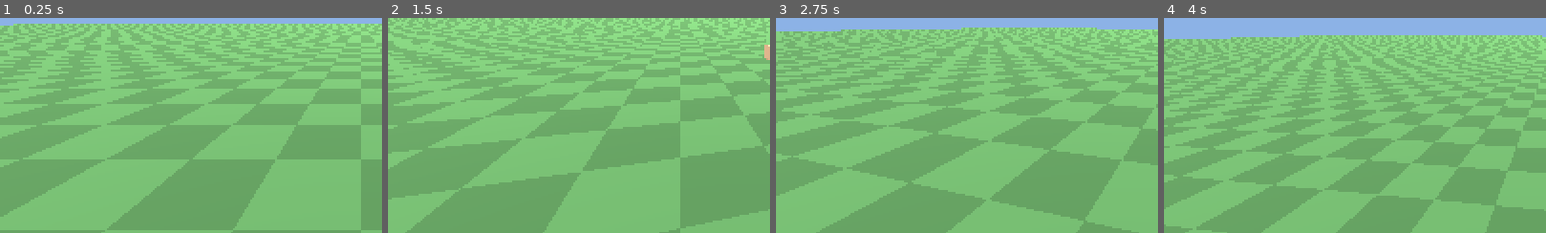
Above: before the commit, frames 1-4 (left to right).
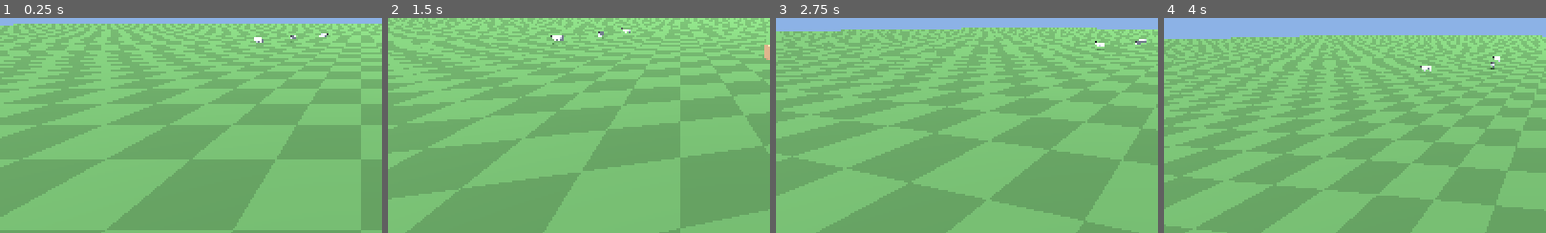
Above: after the commit, the same moments.

Repository: forsman5/sitka
Game: Godot game, scene res://scenes/on_foot/on_foot.tscn
Two runs of this game, one before a commit and one after it. Both use one fixed random seed, a clock stepped at 60 frames per second and the inputs below. This scene is started directly instead of the project's main scene.
Inputs (mouse positions are % of the whole screen's width and height, from its top left):
- Up to frame 1 (0.25 s): no input
- Up to frame 2 (1.5 s): tap Enter at 0.5 s; move the mouse to (49, 52) at 0.52 s; hold Q 0.53-1.28 s; hold Up (ui_up) from 0.53 s (still down); click (49, 52) at 0.67 s; tap Space at 0.77 s; move the mouse to (57, 51) at 1.27 s; tap E at 1.35 s
- Up to frame 3 (2.75 s): keep holding Up (ui_up); tap Space at 1.52 s; move the mouse to (42, 49) at 2.02 s; hold Alt from 2.03 s (still down)
- Up to frame 4 (4 s): tap Space at 2.75, 3.02, 3.77 s; move the mouse to (51, 50) at 2.77 s; release Up (ui_up) at 2.78 s; release Alt at 2.78 s; hold Left (ui_left) 2.78-3.53 s; tap Shift at 2.85 s; click (51, 50) at 2.92 s; move the mouse to (46, 48) at 3.52 s; hold Up (ui_up) from 3.53 s (still down); tap F at 3.6 s
The pictures show only the part of the screen within x 3-53%, y 50-100%; the shares and areas given below are measured in that part.

The runs differ from the first frame. In frame 1, 0.1% of the frame differs, in the area x 66-86%, y 7-12%; in frame 2, 0.2%, in the area x 42-64%, y 4-13%; in frame 3, 0.1%; in frame 4, 0.1%.

Commit message:
On Foot: flock of 3-5 sheep that flee from the player
Standalone OnFootSheep (Sheep.fbx, no navmesh needed) grazes, drifts back to
the flock, and runs from the player. Scare radius is 8m for the person and
15m for the dog (OnFootPlayer.scare_radius).

Co-Authored-By: Claude Sonnet 5.5 <noreply@anthropic.com>

Diff:
--- a/scripts/on_foot/on_foot_player.gd
+++ b/scripts/on_foot/on_foot_player.gd
@@ -37,6 +37,7 @@
 		"walk_speed": 5.0,
 		"sprint_speed": 8.5,
 		"jump_height": 1.2,
+		"scare_radius": 8.0,
 		"anim": {
 			"idle": "CharacterArmature|Idle",
 			"walk": "CharacterArmature|Walk",
@@ -54,6 +55,7 @@
 		"walk_speed": 3.5,
 		"sprint_speed": 8.0,
 		"jump_height": 0.9,
+		"scare_radius": 15.0,
 		"anim": {
 			"idle": "AnimalArmature|Idle",
 			"walk": "AnimalArmature|Walk",
@@ -80,6 +82,7 @@
 
 func _ready() -> void:
 	_character = CHARACTERS[selected_character]
+	add_to_group("on_foot_player")
 	walk_speed = _character["walk_speed"]
 	sprint_speed = _character["sprint_speed"]
 	jump_height = _character["jump_height"]
@@ -135,6 +138,10 @@
 			_buffer_left = jump_buffer_time
 		elif event.physical_keycode == KEY_F5:
 			_set_camera_mode((_camera_mode + 1) % CameraMode.size())
+
+## How close (in metres) animals let this character get before fleeing.
+func scare_radius() -> float:
+	return _character["scare_radius"]
 
 func _set_camera_mode(mode: int) -> void:
 	_camera_mode = mode
--- /dev/null
+++ b/scripts/on_foot/on_foot_sheep.gd
@@ -0,0 +1,152 @@
+class_name OnFootSheep extends CharacterBody3D
+## Flock sheep for the On Foot plane. Grazes in place, drifts back toward the
+## flock, and bolts away from the player once they come within the player's
+## scare radius (larger for the dog). Standalone: no navmesh or terrain needed.
+
+const MODEL_SCENE := preload("res://assets/models/animals/Sheep.fbx")
+
+@export var wander_speed: float = 1.2
+@export var flee_speed: float = 5.5
+@export var turn_rate: float = 6.0
+@export var accel: float = 14.0
+@export var arena_half_size: float = 90.0
+
+var _model: Node3D
+var _anim: AnimationPlayer
+var _player: Node3D
+var _gravity: float
+var _wander_dir := Vector3.ZERO
+var _state_left: float = 0.0
+var _grazing: bool = true
+var _fleeing: bool = false
+var _bob_t: float = randf() * TAU
+
+func _ready() -> void:
+	add_to_group("on_foot_sheep")
+	_gravity = ProjectSettings.get_setting("physics/3d/default_gravity", 9.8)
+
+	var shape := CapsuleShape3D.new()
+	shape.radius = 0.32
+	shape.height = 0.9
+	var col := CollisionShape3D.new()
+	col.shape = shape
+	col.position.y = shape.height * 0.5
+	add_child(col)
+
+	# Same placement as sheep.tscn: rotated so the model faces -Z.
+	_model = MODEL_SCENE.instantiate()
+	_model.rotation_degrees = Vector3(0, 180, 0)
+	_model.scale = Vector3.ONE * 0.117
+	add_child(_model)
+	_anim = _model.get_node_or_null("AnimationPlayer") as AnimationPlayer
+	if _anim != null:
+		_anim.play("Armature|Idle")
+
+	_state_left = randf_range(0.5, 4.0)
+
+func _physics_process(delta: float) -> void:
+	if _player == null or not is_instance_valid(_player):
+		_player = get_tree().get_first_node_in_group("on_foot_player") as Node3D
+
+	var desired := Vector3.ZERO
+	var speed := wander_speed
+	_fleeing = false
+
+	var flee_dir := _flee_direction()
+	if flee_dir != Vector3.ZERO:
+		_fleeing = true
+		desired = flee_dir
+		speed = flee_speed
+	else:
+		_state_left -= delta
+		if _state_left <= 0.0:
+			_grazing = not _grazing
+			_state_left = randf_range(2.0, 5.0) if _grazing else randf_range(1.5, 3.5)
+			_wander_dir = _pick_wander_dir()
+		if not _grazing:
+			desired = _wander_dir
+		else:
+			speed = 0.0
+
+	var target := desired * speed
+	var horiz := Vector3(velocity.x, 0.0, velocity.z).move_toward(target, accel * delta)
+	velocity.x = horiz.x
+	velocity.z = horiz.z
+	if is_on_floor():
+		velocity.y = 0.0
+	else:
+		velocity.y -= _gravity * delta
+
+	move_and_slide()
+	_face_and_animate(delta, horiz)
+
+## Direction away from the player (blended away from the arena edge), or zero if
+## the player is far enough away that this sheep is calm.
+func _flee_direction() -> Vector3:
+	if _player == null:
+		return Vector3.ZERO
+	var scare := 8.0
+	if _player.has_method("scare_radius"):
+		scare = _player.call("scare_radius")
+	var away := global_position - _player.global_position
+	away.y = 0.0
+	var dist := away.length()
+	# Hysteresis: once running, keep going a little past the trigger distance.
+	var trigger := scare * (1.2 if _fleeing else 1.0)
+	if dist > trigger:
+		return Vector3.ZERO
+	away = away.normalized() if dist > 0.01 else Vector3.FORWARD
+	return (away + _edge_push() + _separation()).normalized()
+
+## Gentle wander that keeps drifting back toward the rest of the flock.
+func _pick_wander_dir() -> Vector3:
+	var dir := Vector3.FORWARD.rotated(Vector3.UP, randf() * TAU)
+	var mates := get_tree().get_nodes_in_group("on_foot_sheep")
+	var center := Vector3.ZERO
+	var n := 0
+	for m in mates:
+		if m != self:
+			center += (m as Node3D).global_position
+			n += 1
+	if n > 0:
+		var to_flock := center / n - global_position
+		to_flock.y = 0.0
+		if to_flock.length() > 5.0:
+			dir = (dir + to_flock.normalized() * 1.5).normalized()
+	return (dir + _edge_push() * 2.0).normalized()
+
+func _edge_push() -> Vector3:
+	var push := Vector3.ZERO
+	var margin := 12.0
+	var p := global_position
+	if absf(p.x) > arena_half_size - margin:
+		push.x = -signf(p.x)
+	if absf(p.z) > arena_half_size - margin:
+		push.z = -signf(p.z)
+	return push
+
+func _separation() -> Vector3:
+	var push := Vector3.ZERO
+	for m in get_tree().get_nodes_in_group("on_foot_sheep"):
+		if m == self:
+			continue
+		var off: Vector3 = global_position - (m as Node3D).global_position
+		off.y = 0.0
+		var d := off.length()
+		if d > 0.01 and d < 1.5:
+			push += off / d * (1.5 - d)
+	return push
+
+func _face_and_animate(delta: float, horiz: Vector3) -> void:
+	var speed := horiz.length()
+	if speed > 0.2:
+		var target_yaw := atan2(-horiz.x, -horiz.z)
+		rotation.y = lerp_angle(rotation.y, target_yaw, clampf(delta * turn_rate, 0.0, 1.0))
+	# The model only ships Idle and Jump clips, so fake a trot with a bob and sway.
+	if speed > 0.2:
+		_bob_t += delta * speed * (4.0 if _fleeing else 6.0)
+		_model.position.y = absf(sin(_bob_t)) * (0.12 if _fleeing else 0.05)
+		_model.rotation.z = sin(_bob_t) * 0.06
+	else:
+		_model.position.y = move_toward(_model.position.y, 0.0, delta)
+		_model.rotation.z = move_toward(_model.rotation.z, 0.0, delta)
--- a/scripts/on_foot/on_foot_world.gd
+++ b/scripts/on_foot/on_foot_world.gd
@@ -13,6 +13,7 @@
 func _ready() -> void:
 	_build_ground()
 	_build_markers()
+	_spawn_flock()
 	_build_environment()
 
 	var player := OnFootPlayer.new()
@@ -87,6 +88,15 @@
 	get_tree().paused = false
 	get_tree().change_scene_to_file("res://scenes/ui/main_menu.tscn")
 
+## A small flock a short walk ahead of the spawn point.
+func _spawn_flock() -> void:
+	var center := Vector3(-6, 0, -18)
+	for i in randi_range(3, 5):
+		var sheep := OnFootSheep.new()
+		sheep.position = center + Vector3(randf_range(-3, 3), 0.1, randf_range(-3, 3))
+		sheep.rotation.y = randf() * TAU
+		add_child(sheep)
+
 func _build_ground() -> void:
 	var body := StaticBody3D.new()
 	var col := CollisionShape3D.new()
Not shown, added: scripts/on_foot/on_foot_sheep.gd.uid
